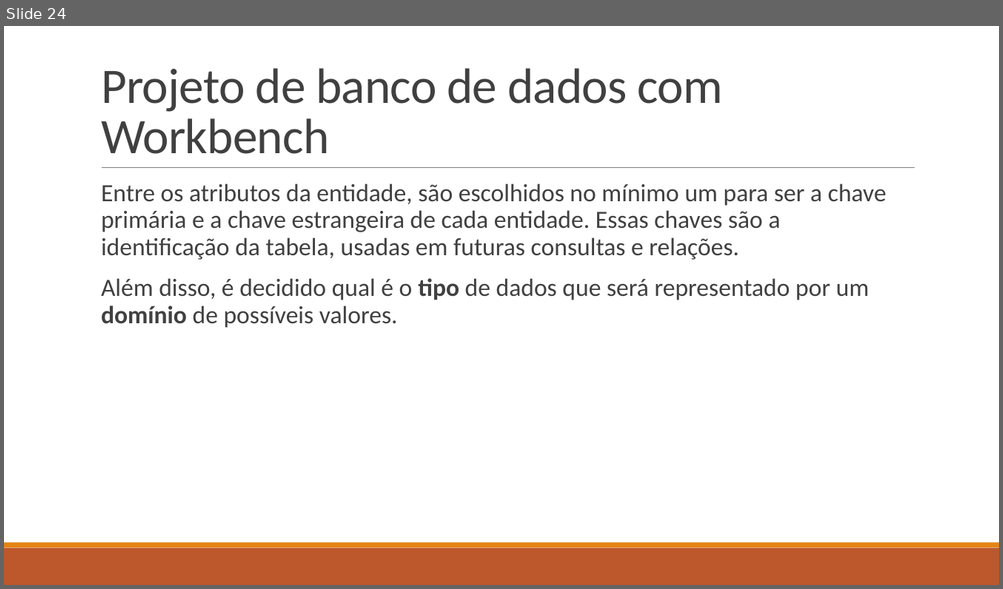
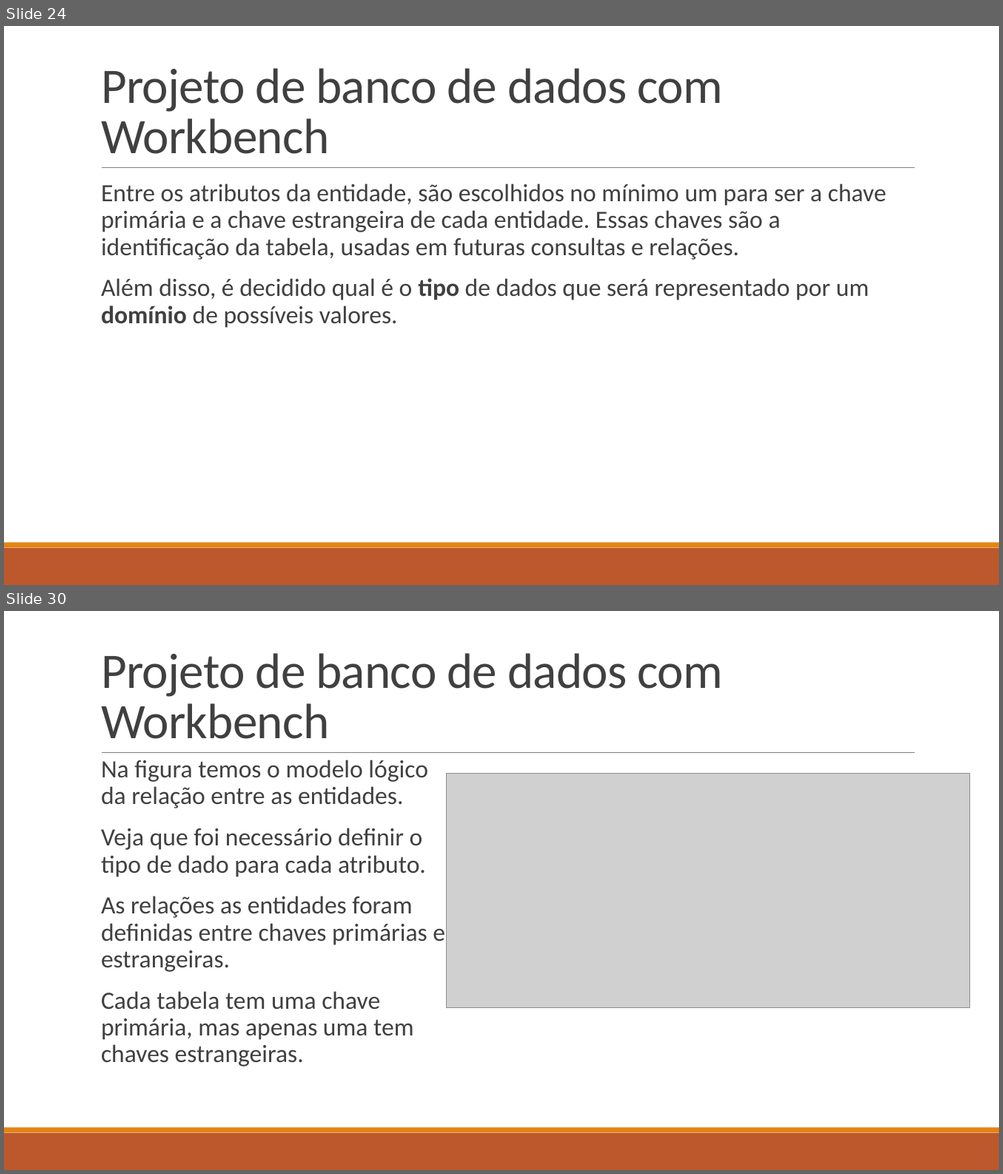
Before and after one commit to LucasHerculanoAmaro/Minhas-Aulas, a slide deck: Euripedes Simões de Paula/Banco de Dados/Aula 9/Projeto de Banco de Dados.pptx. Shown one above the other, each under a label of ours: slide 24 before the commit, slides 24 and 30 after it; the slides between them are not shown. The pictures are 1003x589 and 1003x1174 pixels, drawn with LibreOffice and Linux fonts; fonts in the diff are those of the drawing; grey boxes stand for pictures. Boxes give left, top, right and bottom in pixels: in the first picture for what was removed or moved away, otherwise in the second. Text is boxed around its words. In the diff, an @@ line names an element or a change of style, - is before the commit and + after.

Commit message:
Terminando o penultimo tema da aula 9 de Banco de dados

```diff
--- a/Euripedes Simões de Paula/Banco de Dados/Aula 9/Projeto de Banco de Dados.pptx
+++ b/Euripedes Simões de Paula/Banco de Dados/Aula 9/Projeto de Banco de Dados.pptx
@@ slide 30 added at [4,611,999,1170], background #FFFFFF; not listed: 3 template elements that a slide beside it also shows @@
@@ title added at [101,653,722,739], 48 pt, text #404040 @@
+Projeto de banco de dados com Workbench
@@ text added at [101,760,445,1067], 24 pt, text #404040 @@
+  Na figura temos o modelo lógico da relação entre as entidades.
+  Veja que foi necessário definir o tipo de dado para cada atributo.
+  As relações as entidades foram definidas entre chaves primárias e estrangeiras.
+  Cada tabela tem uma chave primária, mas apenas uma tem chaves estrangeiras.
@@ picture added at [447,774,970,1008] @@
```
Also in this commit, not shown: 2 slides changed, 3 other slides added, 1 other file.
